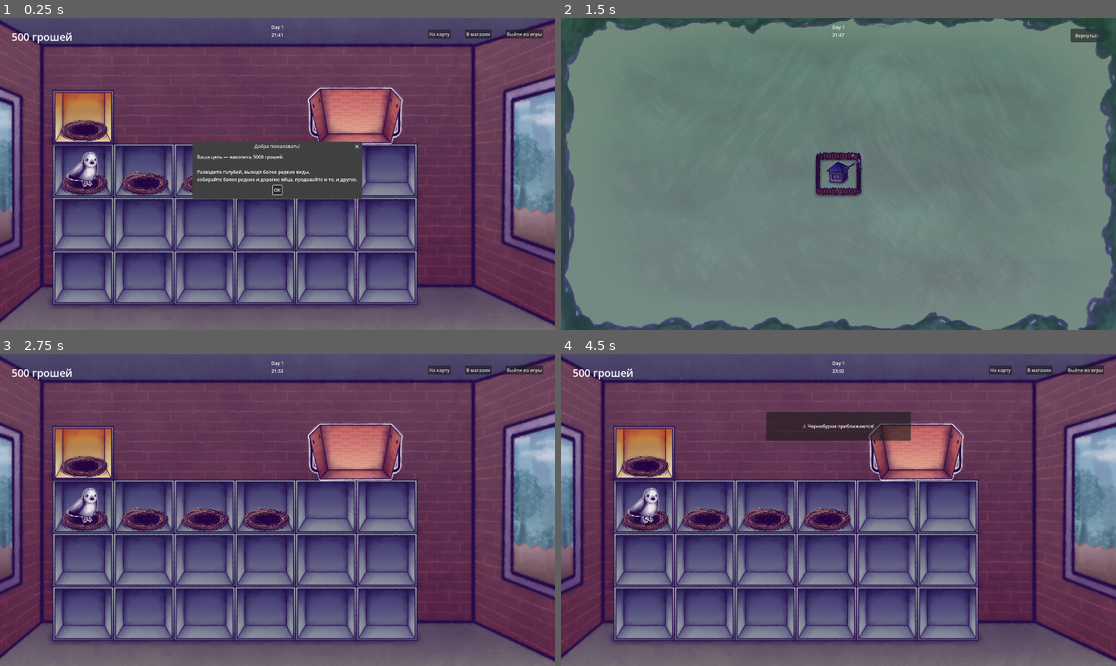
Above: before the commit, frames 1-4 (two rows, left to right).
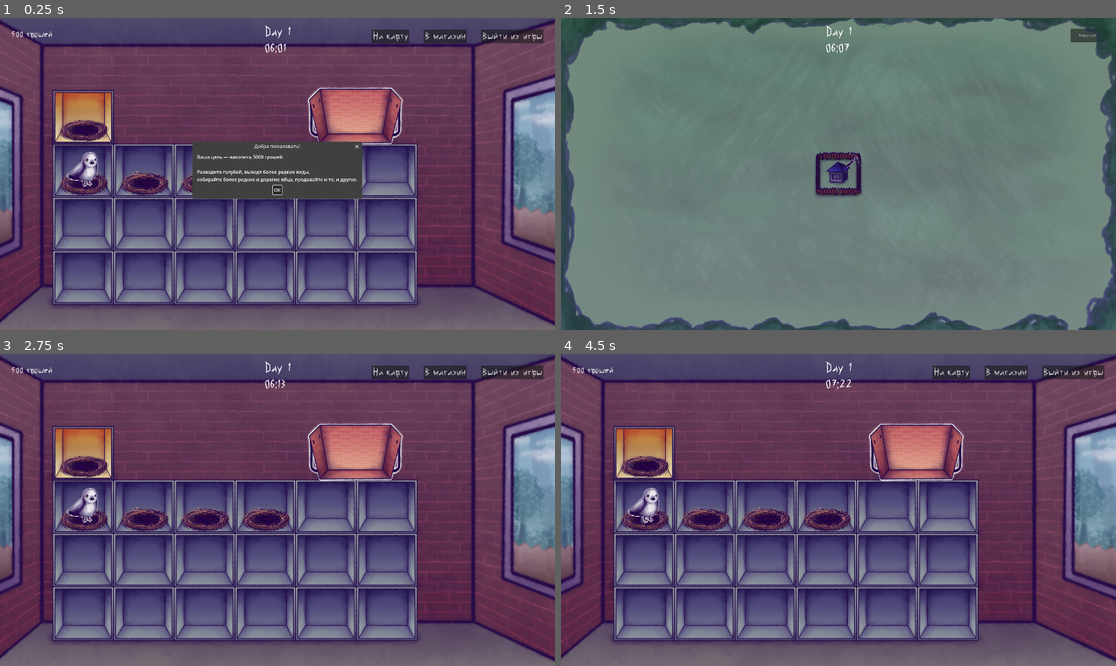
Above: after the commit, the same moments.

Repository: Nick-labs/GvsC
Game: Godot game, scene res://scenes/Main.tscn
The game is run twice, just before and just after one commit, with the same random seed, the same clock (stepped at 60 frames per second) and the same inputs.
Inputs:
- Up to frame 1 (0.25 s): no input
- Up to frame 2 (1.5 s): click "OK" at 0.5 s; click "На карту" at 1.25 s
- Up to frame 3 (2.75 s): click "Вернуться" at 2 s
- Up to frame 4 (4.5 s): click "В магазин" at 2.75 s; click "Продать всё" at 3.5 s; click "Вернуться" at 4.25 s

The runs differ from the first frame. In frame 1, 1.2% of the frame differs, in the area x 2-98%, y 2-12%; in frame 2, 0.2%; in frame 3, 1.2%; in frame 4, 3.6%, in the area x 2-98%, y 2-28%.

Commit message:
Change font

Diff:
--- a/autoload/time_manager.gd
+++ b/autoload/time_manager.gd
@@ -6,7 +6,7 @@
 
 @export var minutes_per_second: float = 5.0
 
-var _total_minutes: int = 1300
+var _total_minutes: int = 360
 var _minute_progress: float = 0.0
 
 var minute: int:
--- a/scenes/defense/defense.tscn
+++ b/scenes/defense/defense.tscn
@@ -7,7 +7,12 @@
 [ext_resource type="Script" uid="uid://dm0l7djmijskg" path="res://scripts/defense/enemy_spawner.gd" id="3_yaq5k"]
 [ext_resource type="Texture2D" uid="uid://d087hp23svh7w" path="res://assets/sprites/field/night/night-tile.png" id="4_7sasd"]
 [ext_resource type="Script" uid="uid://dl8yr1fcin3ay" path="res://scripts/defense/wave_manager.gd" id="6_ows6c"]
+[ext_resource type="FontFile" uid="uid://dvw6yq4oggpu" path="res://assets/fonts/Tsap-Tsarap.ttf" id="7_wwjrr"]
 [ext_resource type="Texture2D" uid="uid://upjrybmw8foj" path="res://assets/sprites/field/night/trees.png" id="8_1jfis"]
+
+[sub_resource type="Theme" id="Theme_f5vgk"]
+default_font = ExtResource("7_wwjrr")
+default_font_size = 40
 
 [node name="Defense" type="Node2D" unique_id=2122941706]
 script = ExtResource("1_ugpjw")
@@ -42,6 +47,7 @@
 offset_top = -503.0
 offset_right = 920.0
 offset_bottom = -456.0
+theme = SubResource("Theme_f5vgk")
 theme_override_font_sizes/font_size = 16
 text = "Вернуться"
 
--- a/scenes/farm/farm.tscn
+++ b/scenes/farm/farm.tscn
@@ -8,6 +8,7 @@
 [ext_resource type="Script" uid="uid://dngphhg4b2ddo" path="res://scripts/farm/incubator.gd" id="8_eed4j"]
 [ext_resource type="PackedScene" uid="uid://dgik247pn2v6w" path="res://scenes/farm/incubator_slot.tscn" id="9_k484s"]
 [ext_resource type="Script" uid="uid://11aeoapobylm" path="res://scripts/farm/drag_manager.gd" id="10_51x8p"]
+[ext_resource type="Script" uid="uid://xdtyo6vjyjrx" path="res://scripts/farm/backpack_visual.gd" id="10_cxgs2"]
 [ext_resource type="Texture2D" uid="uid://chlqmyrx2pir" path="res://assets/sprites/farm/farm-day.png" id="11_cxgs2"]
 
 [node name="Farm" type="Node2D" unique_id=1015373910]
@@ -47,5 +48,14 @@
 texture = ExtResource("11_cxgs2")
 metadata/_edit_lock_ = true
 
+[node name="BackpackVisual" type="Node2D" parent="." unique_id=256596606]
+script = ExtResource("10_cxgs2")
+
+[node name="Marker2D" type="Marker2D" parent="BackpackVisual" unique_id=739179375]
+
+[node name="FrontSprite2D" type="Sprite2D" parent="BackpackVisual" unique_id=1406361357]
+
+[node name="BackSprite2D" type="Sprite2D" parent="BackpackVisual" unique_id=321075780]
+
 [connection signal="mouse_entered" from="EggBasket" to="EggBasket" method="_on_mouse_entered"]
 [connection signal="mouse_exited" from="EggBasket" to="EggBasket" method="_on_mouse_exited"]
--- a/scenes/farm/farm_ui.tscn
+++ b/scenes/farm/farm_ui.tscn
@@ -2,6 +2,11 @@
 
 [ext_resource type="Script" uid="uid://c2ueijenddd86" path="res://scripts/farm/farm_ui.gd" id="1_r57qr"]
 [ext_resource type="PackedScene" uid="uid://c6ahqraxmu6xw" path="res://scenes/farm/pigeon_inspector.tscn" id="2_47p7y"]
+[ext_resource type="FontFile" uid="uid://dvw6yq4oggpu" path="res://assets/fonts/Tsap-Tsarap.ttf" id="2_f5vgk"]
+
+[sub_resource type="Theme" id="Theme_ys0pl"]
+default_font = ExtResource("2_f5vgk")
+default_font_size = 40
 
 [node name="FarmUi" type="CanvasLayer" unique_id=1160712630]
 script = ExtResource("1_r57qr")
@@ -12,6 +17,7 @@
 anchor_bottom = 1.0
 grow_horizontal = 2
 grow_vertical = 2
+theme = SubResource("Theme_ys0pl")
 theme_override_constants/margin_left = 40
 theme_override_constants/margin_top = 40
 theme_override_constants/margin_right = 40
--- a/scenes/shop/shop.tscn
+++ b/scenes/shop/shop.tscn
@@ -9,9 +9,14 @@
 [ext_resource type="Texture2D" uid="uid://xnaa15w8xj3r" path="res://assets/sprites/shop/sunset/assistant-sunset.png" id="4_ge4d2"]
 [ext_resource type="Texture2D" uid="uid://bk4up0ekdx2nw" path="res://assets/sprites/shop/sunset/assistant-confused-sunset.png" id="5_ctpgp"]
 [ext_resource type="PackedScene" uid="uid://dri8ayokswgmw" path="res://scripts/shop/purchase_dialog.tscn" id="7_ge4d2"]
+[ext_resource type="FontFile" uid="uid://dvw6yq4oggpu" path="res://assets/fonts/Tsap-Tsarap.ttf" id="9_vk20h"]
 
 [sub_resource type="RectangleShape2D" id="RectangleShape2D_7r02r"]
 size = Vector2(514, 540.5)
+
+[sub_resource type="Theme" id="Theme_lqwvk"]
+default_font = ExtResource("9_vk20h")
+default_font_size = 40
 
 [node name="Shop" type="Node2D" unique_id=1571493533]
 script = ExtResource("1_ptf86")
@@ -53,6 +58,7 @@
 offset_top = 152.0
 offset_right = 1791.0
 offset_bottom = 263.0
+theme = SubResource("Theme_lqwvk")
 
 [node name="BackButton" type="Button" parent="ButtonsContainer" unique_id=2036288464]
 z_index = 1000
--- a/scenes/ui/clock_display.tscn
+++ b/scenes/ui/clock_display.tscn
@@ -1,6 +1,11 @@
 [gd_scene format=3 uid="uid://t1qs03rbb0fi"]
 
 [ext_resource type="Script" uid="uid://bo7m3vymgdicy" path="res://scripts/clock_display.gd" id="1_yidvb"]
+[ext_resource type="FontFile" uid="uid://dvw6yq4oggpu" path="res://assets/fonts/Tsap-Tsarap.ttf" id="2_trp22"]
+
+[sub_resource type="Theme" id="Theme_cxgs2"]
+default_font = ExtResource("2_trp22")
+default_font_size = 56
 
 [node name="ClockDisplay" type="CanvasLayer" unique_id=1796616206]
 script = ExtResource("1_yidvb")
@@ -13,6 +18,7 @@
 offset_right = 20.0
 offset_bottom = 50.0
 grow_horizontal = 2
+theme = SubResource("Theme_cxgs2")
 
 [node name="VBoxContainer" type="VBoxContainer" parent="MarginContainer" unique_id=1026987518]
 layout_mode = 2
--- a/scenes/ui/warning_popup.tscn
+++ b/scenes/ui/warning_popup.tscn
@@ -1,6 +1,11 @@
 [gd_scene format=3 uid="uid://dikbeu3tfv1dd"]
 
 [ext_resource type="Script" uid="uid://3iucqk86fu50" path="res://scenes/ui/warning_popup.gd" id="1_6p4n4"]
+[ext_resource type="FontFile" uid="uid://dvw6yq4oggpu" path="res://assets/fonts/Tsap-Tsarap.ttf" id="2_nsh0e"]
+
+[sub_resource type="Theme" id="Theme_trp22"]
+default_font = ExtResource("2_nsh0e")
+default_font_size = 40
 
 [node name="WarningPopup" type="CanvasLayer" unique_id=1712510301]
 visible = false
@@ -21,6 +26,7 @@
 grow_vertical = 2
 size_flags_horizontal = 4
 size_flags_vertical = 4
+theme = SubResource("Theme_trp22")
 
 [node name="MarginContainer" type="MarginContainer" parent="Panel" unique_id=1248359237]
 layout_mode = 1
--- /dev/null
+++ b/scripts/farm/backpack_visual.gd
@@ -0,0 +1,58 @@
+class_name BackpackVisual
+extends Node2D
+
+@onready var marker: Marker2D = $Marker2D
+
+
+func receive_egg(egg: Egg):
+	var gp := marker.global_position
+
+	egg.reparent(get_tree().current_scene)
+
+	var tween := create_tween()
+
+	tween.tween_property(
+		egg,
+		"global_position",
+		gp,
+		0.5
+	)
+
+	tween.finished.connect(
+		_finish_receive_egg.bind(egg)
+	)
+
+
+func _finish_receive_egg(egg: Egg):
+	if !is_instance_valid(egg):
+		return
+
+	if PlayerData.backpack.add_egg(egg.data):
+		egg.queue_free()
+
+
+func receive_pigeon(pigeon: Pigeon):
+	var gp := marker.global_position
+
+	pigeon.reparent(get_tree().current_scene)
+
+	var tween := create_tween()
+
+	tween.tween_property(
+		pigeon,
+		"global_position",
+		gp,
+		0.5
+	)
+
+	tween.finished.connect(
+		_finish_receive_pigeon.bind(pigeon)
+	)
+
+
+func _finish_receive_pigeon(pigeon: Pigeon):
+	if !is_instance_valid(pigeon):
+		return
+
+	if PlayerData.backpack.add_pigeon(pigeon.data):
+		pigeon.queue_free()
--- a/scripts/farm/cell.gd
+++ b/scripts/farm/cell.gd
@@ -64,10 +64,18 @@
 	eggs.append(egg)
 
 
-func take_eggs() -> Array[Egg]:
-	var result := eggs.duplicate()
-	eggs.clear()
-	return result
+#func take_eggs() -> Array[Egg]:
+	#var result := eggs.duplicate()
+	#eggs.clear()
+	#return result
+
+
+func get_eggs() -> Array[Egg]:
+	return eggs.duplicate()
+
+
+func remove_egg(egg: Egg):
+	eggs.erase(egg)
 
 
 func _on_mouse_entered():
--- a/scripts/farm/egg_basket.gd
+++ b/scripts/farm/egg_basket.gd
@@ -30,9 +30,9 @@
 	return eggs.size()
 
 
-func receive_egg(egg: Egg):
+func receive_egg(egg: Egg) -> bool:
 	if !has_space():
-		return
+		return false
 
 	var target := _get_next_position()
 
@@ -44,12 +44,14 @@
 		egg,
 		"global_position",
 		target,
-		1
+		1.0
 	)
 
 	tween.finished.connect(
 		_finish_receiving.bind(egg)
 	)
+
+	return true
 
 
 func add_egg_immediately(egg: Egg):
--- a/scripts/farm/farm.gd
+++ b/scripts/farm/farm.gd
@@ -296,12 +296,15 @@
 
 # Здесь был баг с freed object, но я не смог его повторить
 func collect_eggs(cell: Cell):
-	for egg in cell.take_eggs():
+	if cell == null:
+		return
+
+	for egg in cell.get_eggs():
 		if !is_instance_valid(egg):
-			push_error("Freed egg found!")
 			continue
 
-		egg_basket.receive_egg(egg)
+		if egg_basket.receive_egg(egg):
+			cell.remove_egg(egg)
 
 
 func take_egg_to_backpack(egg: Egg):
--- a/scripts/shop/purchase_dialog.tscn
+++ b/scripts/shop/purchase_dialog.tscn
@@ -1,6 +1,16 @@
 [gd_scene format=3 uid="uid://dri8ayokswgmw"]
 
 [ext_resource type="Script" uid="uid://bc0qgdt1ggrry" path="res://scripts/shop/purchase_dialog.gd" id="1_vqv54"]
+[ext_resource type="FontFile" uid="uid://dvw6yq4oggpu" path="res://assets/fonts/Tsap-Tsarap.ttf" id="2_ct3ww"]
+
+[sub_resource type="Theme" id="Theme_wmk64"]
+default_font = ExtResource("2_ct3ww")
+default_font_size = 30
+
+[sub_resource type="SystemFont" id="SystemFont_lwald"]
+
+[sub_resource type="Theme" id="Theme_ct3ww"]
+default_font = SubResource("SystemFont_lwald")
 
 [node name="PurchaseDialog" type="CanvasLayer" unique_id=1017263019]
 script = ExtResource("1_vqv54")
@@ -11,6 +21,7 @@
 anchor_bottom = 1.0
 grow_horizontal = 2
 grow_vertical = 2
+theme = SubResource("Theme_wmk64")
 
 [node name="Panel" type="Panel" parent="CenterContainer" unique_id=1190564165]
 custom_minimum_size = Vector2(800, 200)
@@ -31,6 +42,7 @@
 [node name="QuestionLabel" type="Label" parent="CenterContainer/Panel/MarginContainer" unique_id=128369298]
 layout_mode = 2
 size_flags_vertical = 0
+theme = SubResource("Theme_ct3ww")
 horizontal_alignment = 1
 
 [node name="HBoxContainer" type="HBoxContainer" parent="CenterContainer/Panel/MarginContainer" unique_id=1149815120]
Not shown, changed: TODO.txt
Binary file added: assets/fonts/Tsap-Tsarap.ttf
Not shown, added: assets/fonts/Tsap-Tsarap.ttf.import
Not shown, added: scripts/farm/backpack_visual.gd.uid
